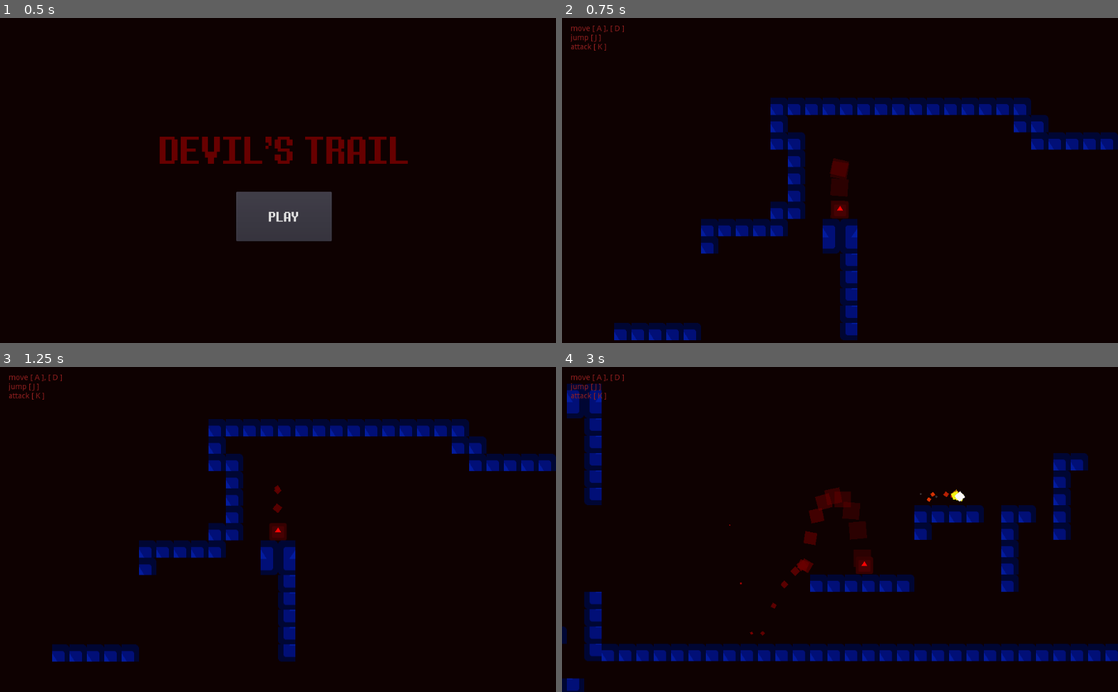
Above: before the commit, frames 1-4 (two rows, left to right).
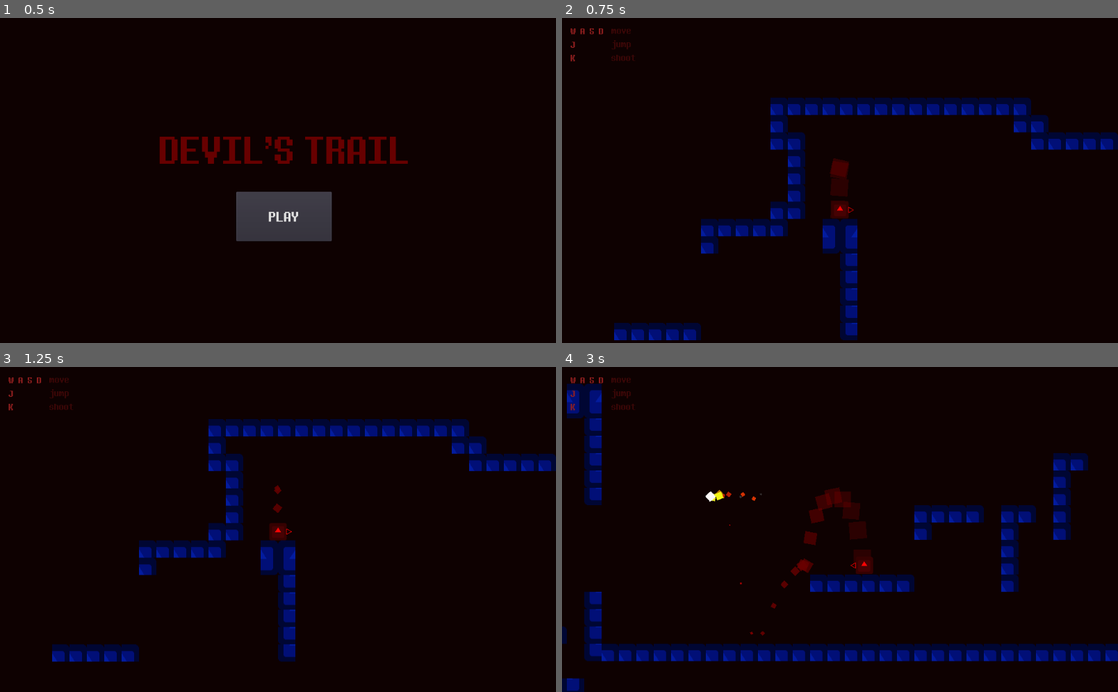
Above: after the commit, the same moments.

Repository: penzur/godot-movement-study
Game: Godot game, scene res://UI.tscn
Same seed, same stepped clock (60 frames per second), same inputs: the game is played once before the commit and once after it. The engine's default icon, where the game draws it, is replaced by a stand-in: a white triangle on a blue panel in a dark square.
Inputs:
- Up to frame 1 (0.5 s): no input
- Up to frame 2 (0.75 s): click "PLAY" at 0.5 s
- Up to frame 3 (1.25 s): no input
- Up to frame 4 (3 s): hold K (shoot) 1.28-2.03 s; hold D (move_right) 1.28-2.78 s; tap Space (jump) at 1.52, 1.55, 1.82, 2.1, 2.27, 2.57 s; tap K (shoot) at 2.3 s; hold A (move_left) from 2.78 s (still down); hold K (shoot) from 2.78 s (still down)

Frame 1 is identical in both runs. In frame 2, 0.3% of the frame differs, in the area x 1-53%, y 2-61%; in frame 3, 0.3%; in frame 4, 0.5%, in the area x 1-73%, y 2-62%.

Commit message:
update shooter

Diff:
--- a/Fireball.gd
+++ b/Fireball.gd
@@ -4,16 +4,25 @@
 # Declare member variables here. Examples:
 # var a = 2
 # var b = "text"
-
+export var direction = 1
 
 # Called when the node enters the scene tree for the first time.
 func _ready():
 	pass # Replace with function body.
+	position.x += direction * 16
 
 
 # Called every frame. 'delta' is the elapsed time since the previous frame.
 func _process(_delta):
-	position.x += 15 + 2.8
+	# grav is facing  forward by default
+	var grav = -500
+
+	position.x += direction * (15 + 2.8)
+
+	if direction == -1:
+		grav = 500
+
+	$Fire.process_material.gravity.x = grav
 
 
 
--- a/Fireball.tscn
+++ b/Fireball.tscn
@@ -46,9 +46,9 @@
 position = Vector2( -4.77725, 0.233784 )
 amount = 20
 speed_scale = 3.75
-process_material = SubResource( 8 )
+process_material = SubResource( 5 )
 
 [node name="CollisionShape2D" type="CollisionShape2D" parent="."]
-position = Vector2( -6.1301, 0 )
-shape = SubResource( 9 )
+position = Vector2( -3.06504, 0.340561 )
+shape = SubResource( 6 )
 [connection signal="body_entered" from="." to="." method="_on_Fireball_body_entered"]
--- a/Main.tscn
+++ b/Main.tscn
@@ -1,7 +1,14 @@
-[gd_scene load_steps=3 format=2]
+[gd_scene load_steps=5 format=2]
 
 [ext_resource path="res://tileshit.tres" type="TileSet" id=1]
 [ext_resource path="res://Player.tscn" type="PackedScene" id=2]
+
+[sub_resource type="DynamicFontData" id=1]
+font_path = "res://DeterminationSansWebRegular-369X.ttf"
+
+[sub_resource type="DynamicFont" id=2]
+size = 20
+font_data = SubResource( 1 )
 
 [node name="Main" type="Node2D"]
 
@@ -23,11 +30,27 @@
 margin_top = 12.892
 margin_right = 201.675
 margin_bottom = 60.892
+custom_fonts/font = SubResource( 2 )
 custom_colors/font_color = Color( 0.592157, 0.129412, 0.129412, 1 )
-text = "move [ A ], [ D ]
-jump [ J ]
-attack [ K ]"
+text = "W  A  S  D
+J
+K"
 clip_text = true
 __meta__ = {
 "_edit_use_anchors_": false
 }
+
+[node name="Label2" type="Label" parent="CanvasLayer"]
+margin_left = 91.4851
+margin_top = 11.9895
+margin_right = 277.485
+margin_bottom = 83.9895
+custom_fonts/font = SubResource( 2 )
+custom_colors/font_color = Color( 0.239216, 0.0313726, 0.0313726, 1 )
+text = "move
+jump
+shoot"
+clip_text = true
+__meta__ = {
+"_edit_use_anchors_": false
+}
--- /dev/null
+++ b/Node2D.gd
@@ -0,0 +1,19 @@
+extends Node2D
+
+
+# Declare member variables here. Examples:
+# var a = 2
+# var b = "text"
+
+
+# Called when the node enters the scene tree for the first time.
+func _ready():
+	pass # Replace with function body.
+
+func _draw():
+	draw_line(Vector2(32.0, -10.0), Vector2(50.0, 0), Color.red, true)
+	draw_line(Vector2(50.0, 0.0), Vector2(32.0, 10.0), Color.red, true)
+	draw_line(Vector2(32.0, 10.0), Vector2(32.0, -10.0), Color.red, true)
+# Called every frame. 'delta' is the elapsed time since the previous frame.
+#func _process(delta):
+#	pass
--- a/Player.gd
+++ b/Player.gd
@@ -14,6 +14,7 @@
 var velocity = Vector2()
 var is_jumping = false
 var trail: Particles2D
+var shoot_direction = 1
 
 func _ready():
 	trail = get_child(0)
@@ -22,8 +23,18 @@
 	if event.is_action_pressed("shoot"):
 		var fb = Fireball.instance()
 		fb.position = position
-		fb.position.x += 16
+		fb.direction = shoot_direction
 		get_parent().get_parent().add_child(fb)
+	if Input.is_action_just_pressed("move_left"):
+		if shoot_direction == -1:
+			return
+		shoot_direction = -1
+		$Char.scale.x *= -1
+	elif Input.is_action_just_pressed("move_right"):
+		if shoot_direction == 1:
+			return
+		shoot_direction = 1
+		$Char.scale.x *= -1
 
 func _physics_process(delta):
 	velocity.y += delta * GRAVITY + MASS
--- a/Player.tscn
+++ b/Player.tscn
@@ -1,7 +1,8 @@
-[gd_scene load_steps=9 format=2]
+[gd_scene load_steps=10 format=2]
 
 [ext_resource path="res://icon.png" type="Texture" id=1]
 [ext_resource path="res://Player.gd" type="Script" id=2]
+[ext_resource path="res://Node2D.gd" type="Script" id=3]
 
 [sub_resource type="Gradient" id=1]
 offsets = PoolRealArray( 0.103704, 0.744444, 0.885185 )
@@ -45,9 +46,12 @@
 local_coords = false
 process_material = SubResource( 5 )
 
-[node name="icon" type="Sprite" parent="."]
+[node name="Char" type="Sprite" parent="."]
 modulate = Color( 1, 0.0196078, 0.0196078, 1 )
 texture = ExtResource( 1 )
+
+[node name="Node2D" type="Node2D" parent="Char"]
+script = ExtResource( 3 )
 
 [node name="CollisionShape2D" type="CollisionShape2D" parent="."]
 position = Vector2( 0, 4.64395 )
Not shown: 2 places in Fireball.tscn that only renumber resources
